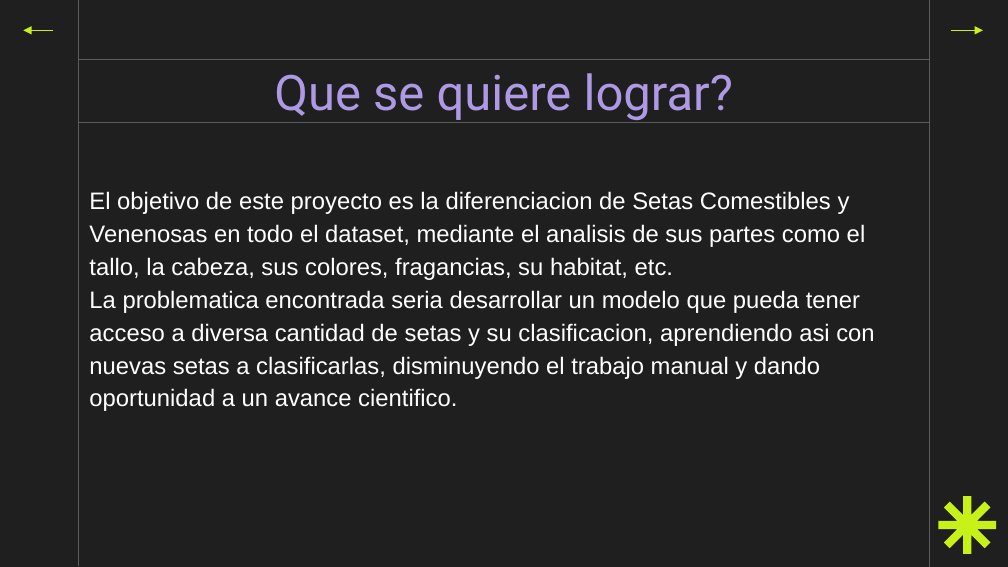
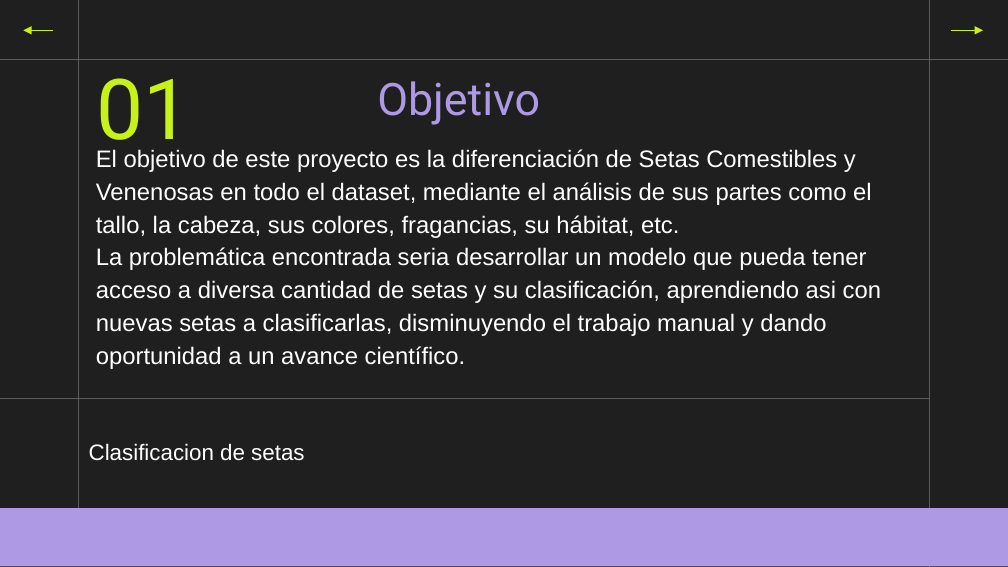
Before and after one commit to Sikriolc/DSCoder, a slide deck: slide 4 of DesafioFinalDS/Presentacion Final.pptx (slide 5 before the commit). Drawn at 1008x567 pixels with LibreOffice and Linux fonts; fonts in the diff are those of the drawing. Boxes give left, top, right and bottom in pixels: in the first picture for what was removed or moved away, otherwise in the second. Text is boxed around its words. In the diff, an @@ line names an element or a change of style, - is before the commit and + after.

```diff
--- a/DesafioFinalDS/Presentacion Final.pptx
+++ b/DesafioFinalDS/Presentacion Final.pptx
@@ line added from (1008, 59) to (0, 59), #5C5C5C 0.75 pt @@
@@ title removed at [79, 59, 929, 123] @@
-Que se quiere lograr?
@@ title added at [97, 78, 191, 160], 60 pt, text #C8F119 @@
+01
@@ title added at [377, 81, 540, 125], 32 pt, text #AD99E4 @@
+Objetivo
@@ text at [96, 149, 881, 369]: text changed @@
-El objetivo de este proyecto es la diferenciacion de Setas Comestibles y Venenosas en todo el dataset, mediante el analisis de sus partes como el tallo, la cabeza, sus colores, fragancias, su habitat, etc.
-La problematica encontrada seria desarrollar un modelo que pueda tener acceso a diversa cantidad de setas y su clasificacion, aprendiendo asi con nuevas setas a clasificarlas, disminuyendo el trabajo manual y dando oportunidad a un avance cientifico.
+El objetivo de este proyecto es la diferenciación de Setas Comestibles y Venenosas en todo el dataset, mediante el análisis de sus partes como el tallo, la cabeza, sus colores, fragancias, su hábitat, etc.
+La problemática encontrada seria desarrollar un modelo que pueda tener acceso a diversa cantidad de setas y su clasificación, aprendiendo asi con nuevas setas a clasificarlas, disminuyendo el trabajo manual y dando oportunidad a un avance científico.
@@ line added from (928, 398) to (0, 398), #5C5C5C 0.75 pt @@
@@ subtitle added at [89, 443, 304, 461], 16 pt, text #FFFFFF @@
+Clasificacion de setas
@@ rectangle added at [0, 508, 1008, 566], fill #AD99E4 @@
@@ freeform shape removed at [938, 496, 996, 553] @@
```
Also in this commit, not shown: 3 other slides changed, 1 slide removed.
